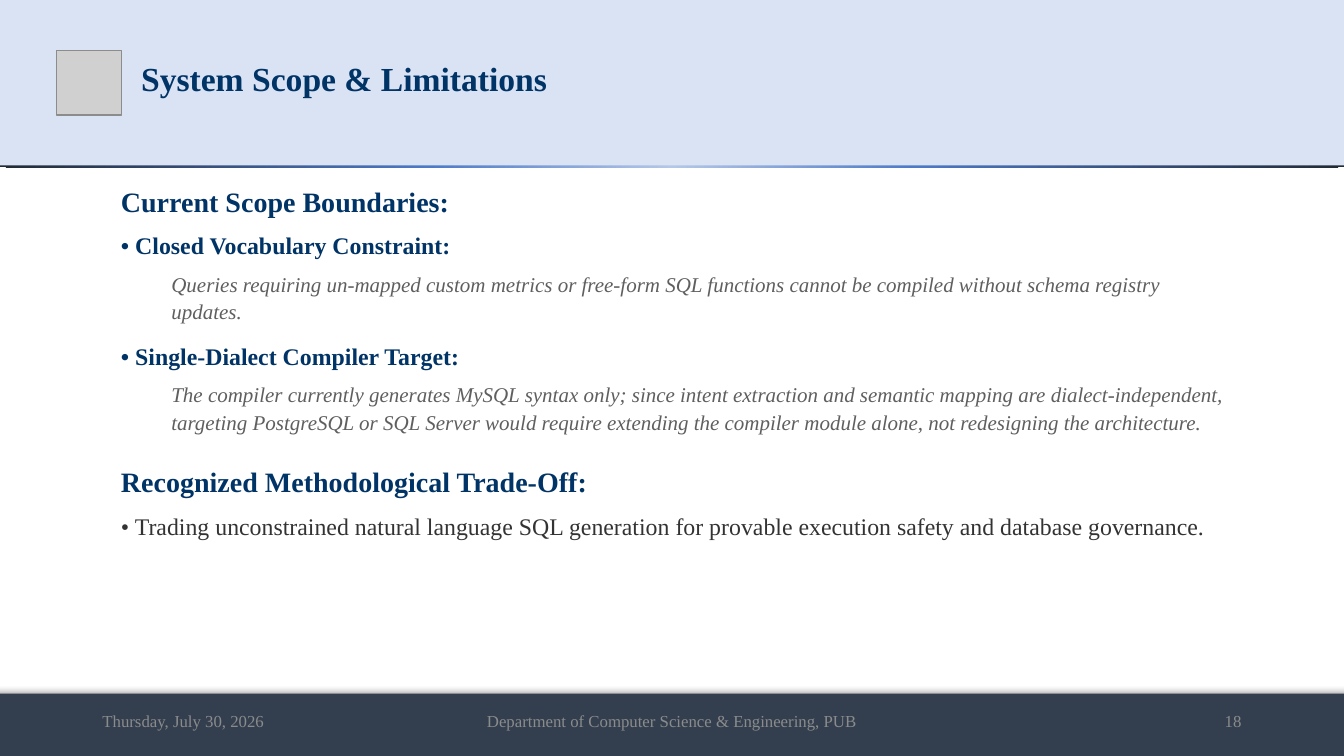
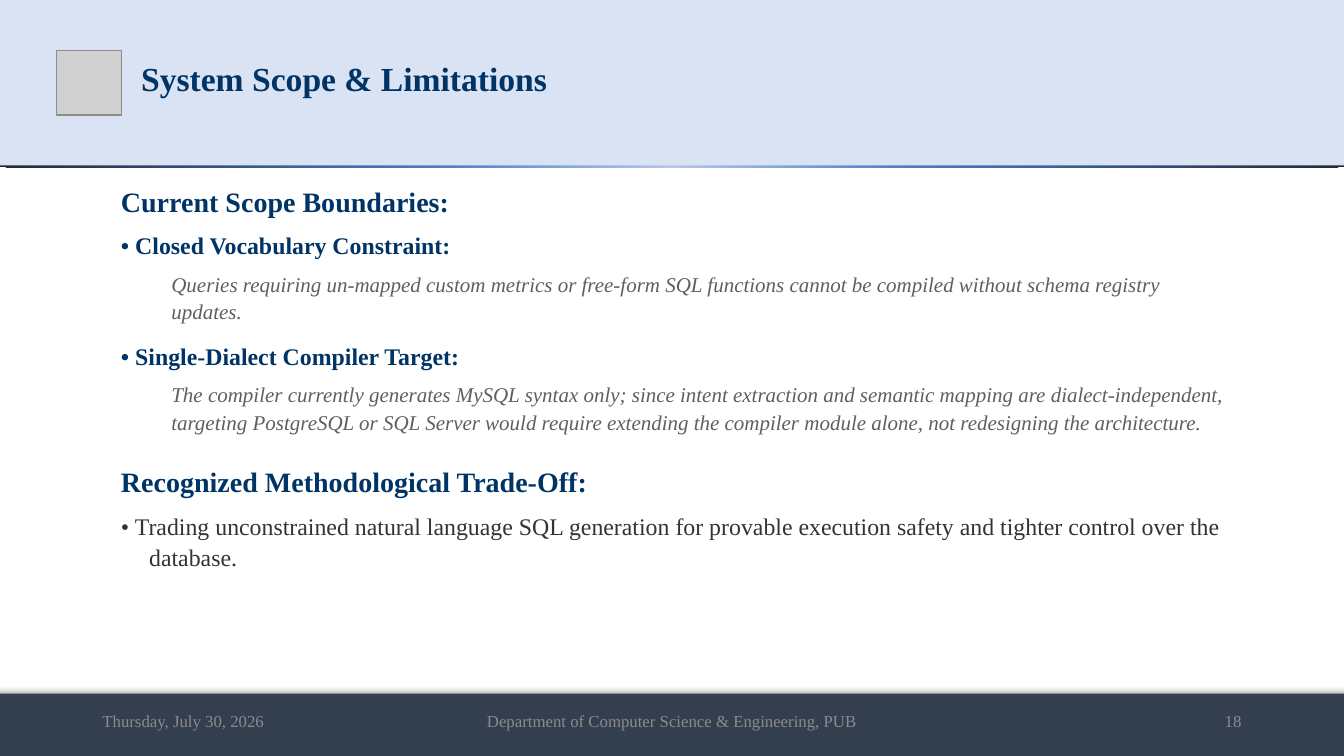
Before and after one commit to md-riaz/AEGIS-Research, a slide deck: slide 18 of docs/scripts/Md_Riaz_Mid_Defense_Final_0322310105101024.pptx. Drawn at 1344x756 pixels with LibreOffice and Linux fonts; fonts in the diff are those of the drawing; grey boxes stand for pictures. Boxes give left, top, right and bottom in pixels: in the first picture for what was removed or moved away, otherwise in the second. Text is boxed around its words. In the diff, an @@ line names an element or a change of style, - is before the commit and + after.

```diff
--- a/docs/scripts/Md_Riaz_Mid_Defense_Final_0322310105101024.pptx
+++ b/docs/scripts/Md_Riaz_Mid_Defense_Final_0322310105101024.pptx
@@ text at [135,518,1219,567]: text changed @@
-• Trading unconstrained natural language SQL generation for provable execution safety and database governance.
+• Trading unconstrained natural language SQL generation for provable execution safety and tighter control over the database.
```
Also in this commit, not shown: 8 other slides changed, 1 slide added, 11 other files.
